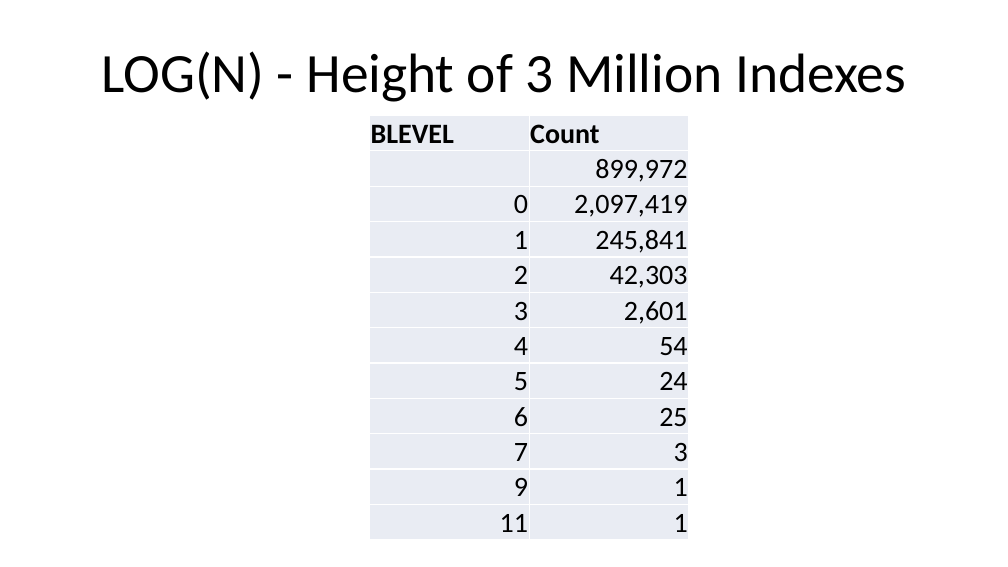
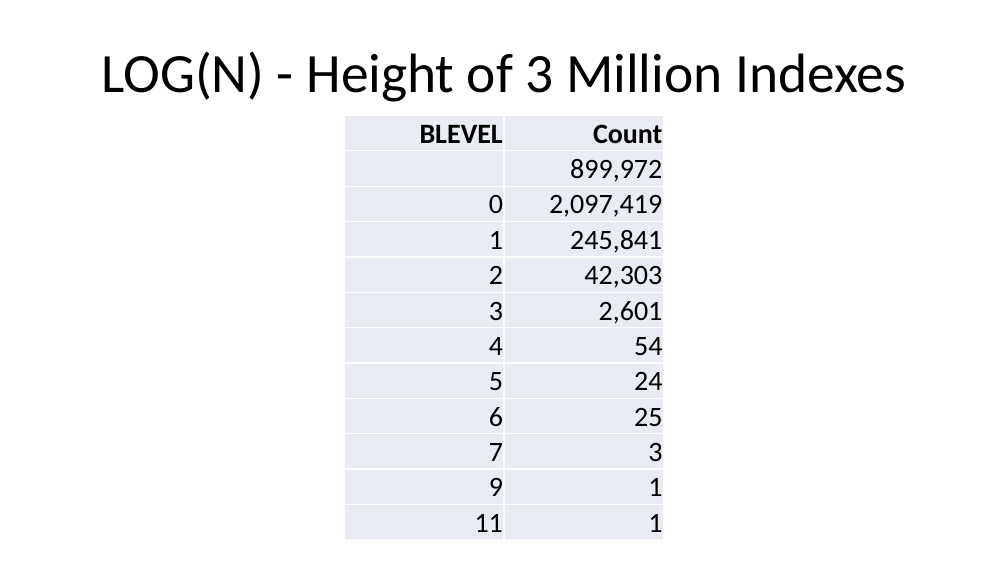
Before and after one commit to ProOracleSQL/space, a slide deck: slide 31 of examples/presentations/Practical Algorithm Analysis for Oracle Developers - Collaborate - 2019_281_Heller.pptx (slide 34 before the commit). Drawn at 1008x567 pixels with LibreOffice and Linux fonts; fonts in the diff are those of the drawing. Boxes give left, top, right and bottom in pixels: in the first picture for what was removed or moved away, otherwise in the second. Text is boxed around its words. In the diff, an @@ line names an element or a change of style, - is before the commit and + after.

```diff
--- a/examples/presentations/Practical Algorithm Analysis for Oracle Developers - Collaborate - 2019_281_Heller.pptx
+++ b/examples/presentations/Practical Algorithm Analysis for Oracle Developers - Collaborate - 2019_281_Heller.pptx
@@ table at <box>345,116,663,536</box> @@
@@ alignment left to right @@
@@ table: place and size @@
-table at <box>370,116,688,536</box>
+table at <box>345,116,663,536</box>
```
Also in this commit, not shown: 12 other slides changed, 3 slides added, 6 slides removed.
